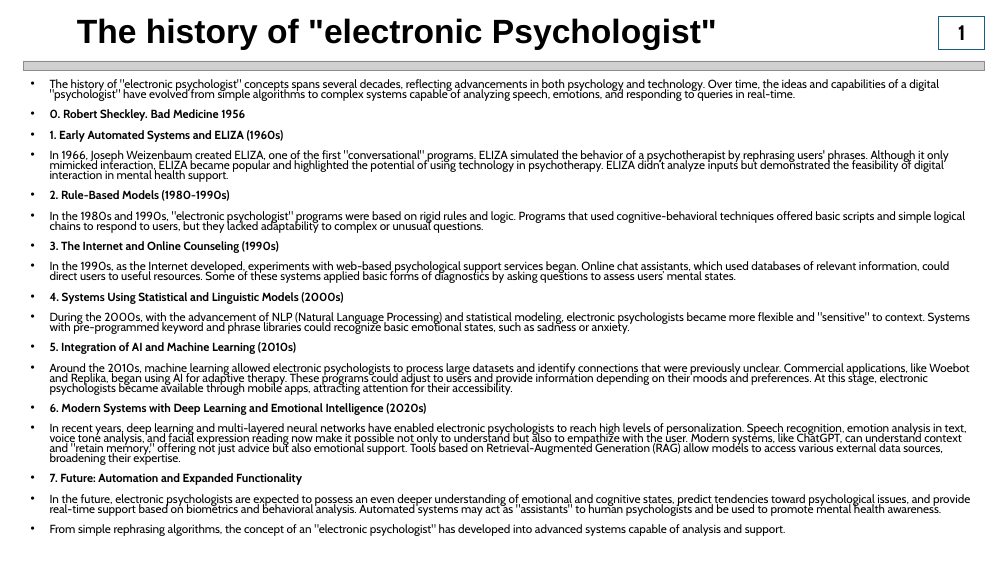
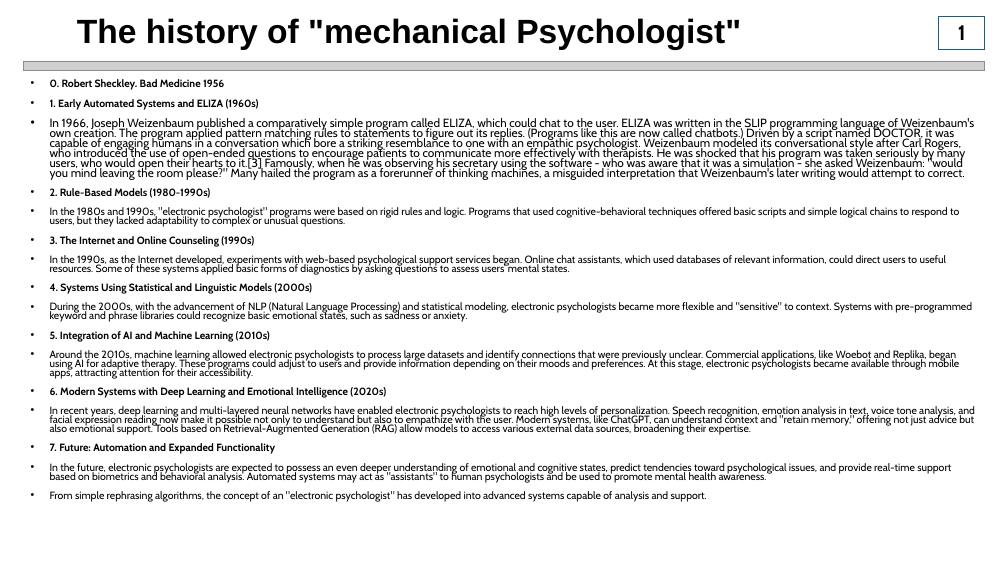
Before and after one commit to IlyaZutler/Project_4-Psychologist_IA, a slide deck: slide 2 of Presentation2.pptx. Drawn at 1008x567 pixels with LibreOffice and Linux fonts; fonts in the diff are those of the drawing; grey boxes stand for pictures. Boxes give left, top, right and bottom in pixels: in the first picture for what was removed or moved away, otherwise in the second. Text is boxed around its words. In the diff, an @@ line names an element or a change of style, - is before the commit and + after.

```diff
--- a/Presentation2.pptx
+++ b/Presentation2.pptx
@@ title at (77,18,741,50): text changed @@
-The history of "electronic Psychologist"
+The history of "mechanical Psychologist"
@@ text at (50,79,939,101): paragraph removed @@
-• The history of "electronic psychologist" concepts spans several decades, reflecting advancements in both psychology and technology. Over time, the ideas and capabilities of a digital "psychologist" have evolved from simple algorithms to complex systems capable of analyzing speech, emotions, and responding to queries in real-time.
@@ text at (50,79,975,502): size 11.2 to 10 pt in "0. Robert Sheckley. Bad Medicine 1956", "1. Early Automated Systems and ELIZA (1960s)", "2. Rule-Based Models (1980-1990s)", "In the 1980s and 1990s, "electronic psychologist" ..." and 11 more places @@
@@ text at (50,118,974,180): text changed @@
-• In 1966, Joseph Weizenbaum created ELIZA, one of the first "conversational" programs. ELIZA simulated the behavior of a psychotherapist by rephrasing users' phrases. Although it only mimicked interaction, ELIZA became popular and highlighted the potential of using technology in psychotherapy. ELIZA didn’t analyze inputs but demonstrated the feasibility of digital interaction in mental health support.
+• In 1966, Joseph Weizenbaum published a comparatively simple program called ELIZA, which could chat to the user. ELIZA was written in the SLIP programming language of Weizenbaum's own creation. The program applied pattern matching rules to statements to figure out its replies. (Programs like this are now called chatbots.) Driven by a script named DOCTOR, it was capable of engaging humans in a conversation which bore a striking resemblance to one with an empathic psychologist. Weizenbaum modeled its conversational style after Carl Rogers, who introduced the use of open-ended questions to encourage patients to communicate more effectively with therapists. He was shocked that his program was taken seriously by many users, who would open their hearts to it.[3] Famously, when he was observing his secretary using the software - who was aware that it was a simulation - she asked Weizenbaum: "would you mind leaving the room please?" Many hailed the program as a forerunner of thinking machines, a misguided interpretation that Weizenbaum's later writing would attempt to correct.
```
Also in this commit, not shown: 3 other slides changed, 6 slides added, 1 other file.
